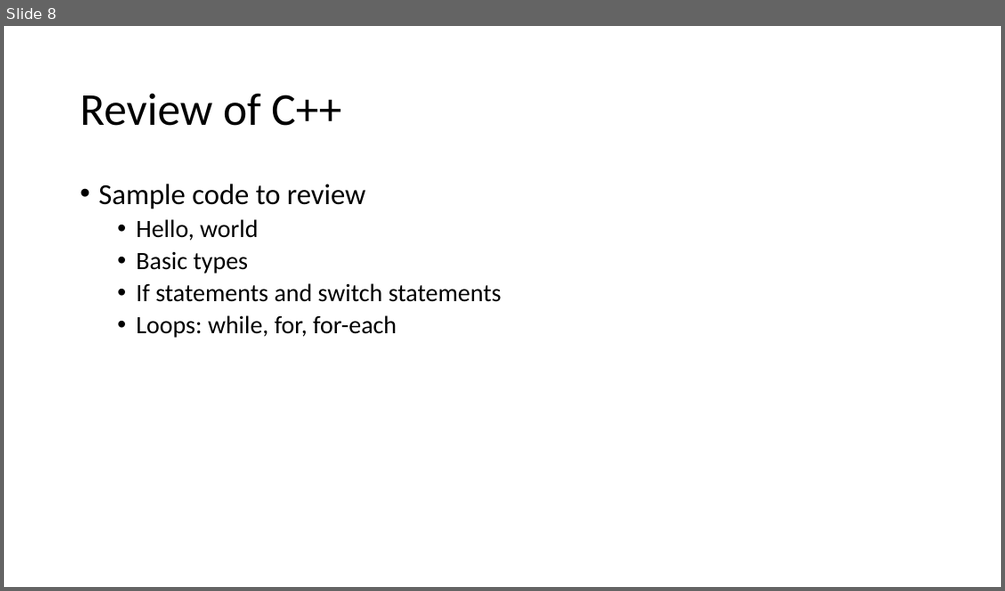
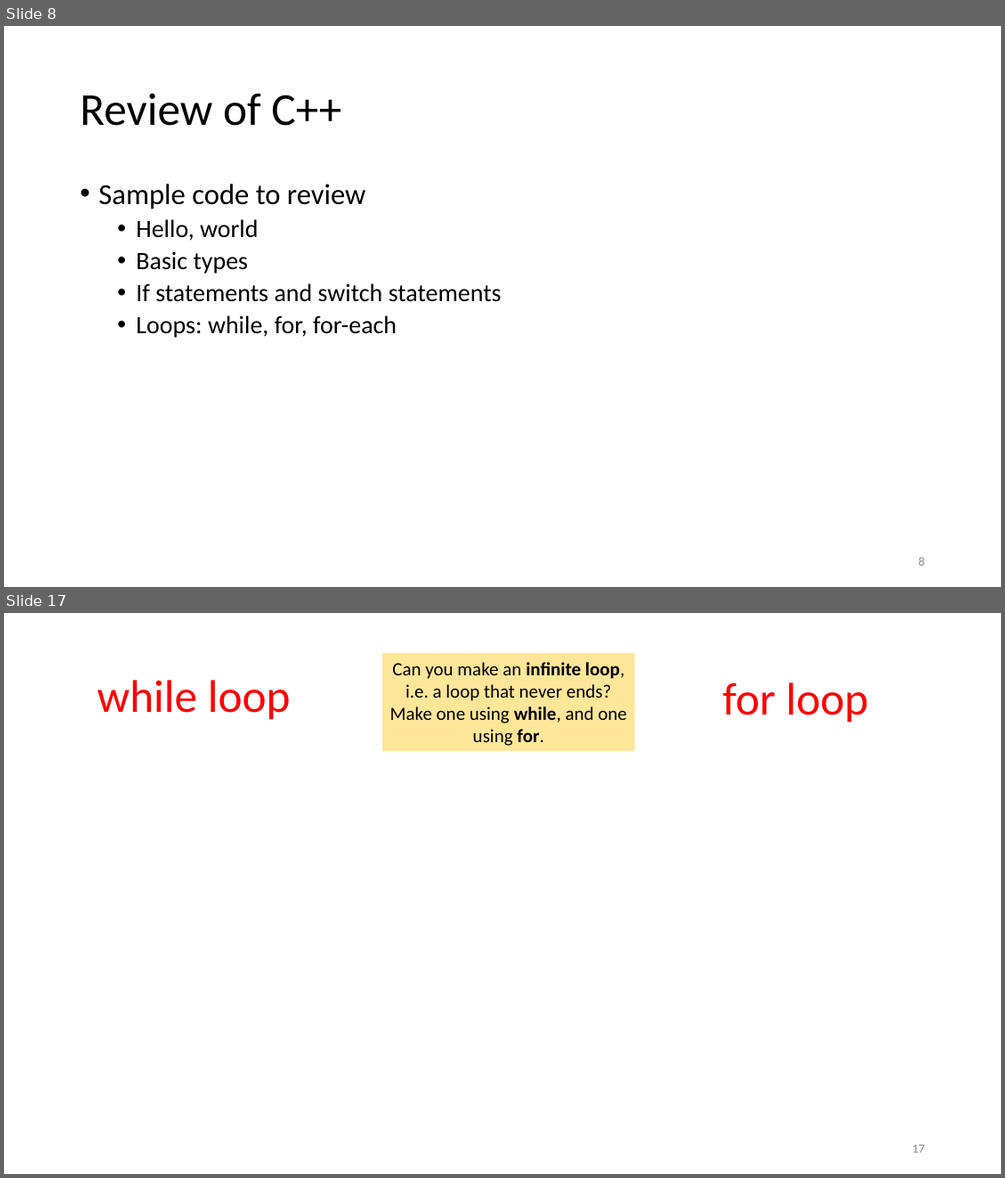
Before and after one commit to tjd1234/cmpt135spring2024, a slide deck: sample_code/week1/week1_cmpt135.pptx. Shown one above the other, each under a label of ours: slide 8 before the commit, slides 8 and 17 after it; the slides between them are not shown. The pictures are 1005x591 and 1005x1178 pixels, drawn with LibreOffice and Linux fonts; fonts in the diff are those of the drawing. Boxes give left, top, right and bottom in pixels: in the first picture for what was removed or moved away, otherwise in the second. Text is boxed around its words. In the diff, an @@ line names an element or a change of style, - is before the commit and + after.

```diff
--- a/sample_code/week1/week1_cmpt135.pptx
+++ b/sample_code/week1/week1_cmpt135.pptx
@@ slide 17 added at [4, 613, 1001, 1174], background #FFFFFF @@
@@ rectangle added at [382, 653, 635, 751], fill #FFE699, 18 pt, text #000000 @@
+Can you make an infinite loop, i.e. a loop that never ends? Make one using while, and one using for.
@@ title added at [97, 680, 291, 720], 44 pt, text #FF0000 @@
+while loop
@@ text added at [722, 682, 868, 722], 44 pt, text #FF0000 @@
+for loop
@@ page number added at [912, 1144, 924, 1152], 12 pt, text #8C8C8C @@
+17
@@ slide 8 changed as well @@
@@ page number added at [918, 556, 924, 565], 12 pt, text #8C8C8C @@
+8
```
Also in this commit, not shown: 8 other slides changed, 18 other slides added, 6 other files.
